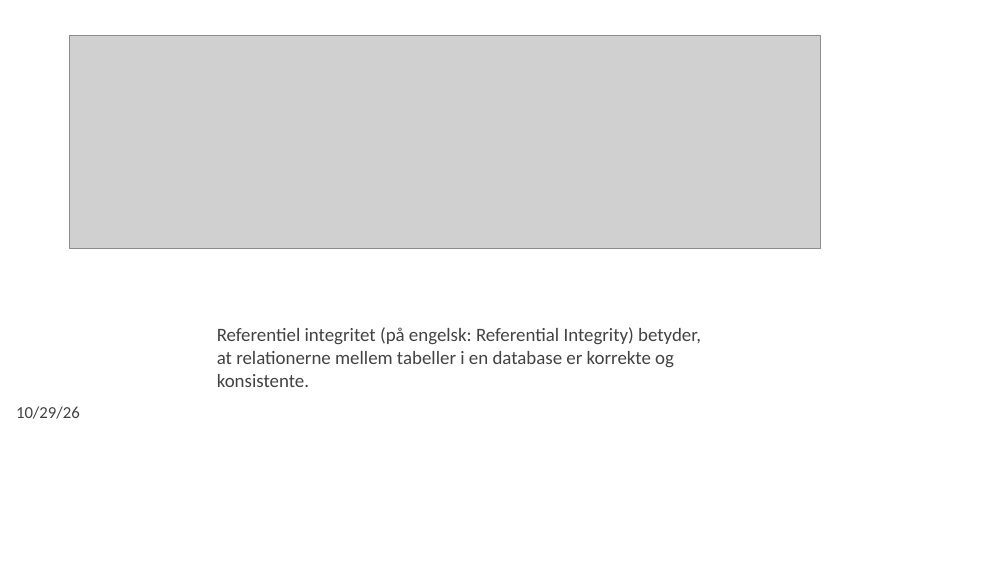
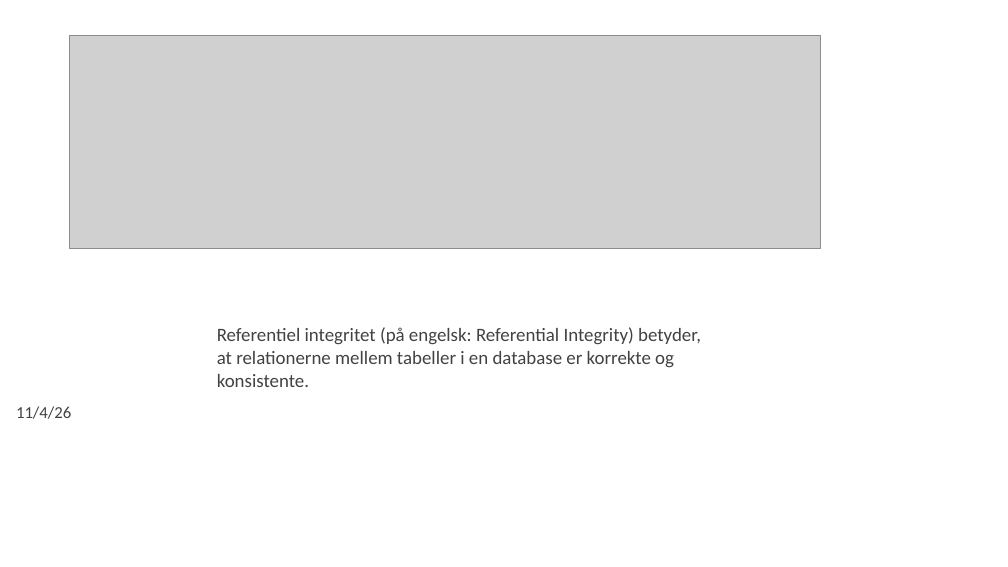
Before and after one commit to xiaoleibi/DMU26, a slide deck: slide 13 of DBPPT/DB Gang3 DataTyper.pptx. Drawn at 1008x567 pixels with LibreOffice and Linux fonts; fonts in the diff are those of the drawing; grey boxes stand for pictures. Boxes give left, top, right and bottom in pixels: in the first picture for what was removed or moved away, otherwise in the second. Text is boxed around its words. In the diff, an @@ line names an element or a change of style, - is before the commit and + after.

```diff
--- a/DBPPT/DB Gang3 DataTyper.pptx
+++ b/DBPPT/DB Gang3 DataTyper.pptx
@@ text at (16, 406, 71, 419): text changed @@
-10/29/26
+11/4/26
```
Also in this commit, not shown: 2 other slides changed, 2 slides added, 1 slide removed, 3 other files.
